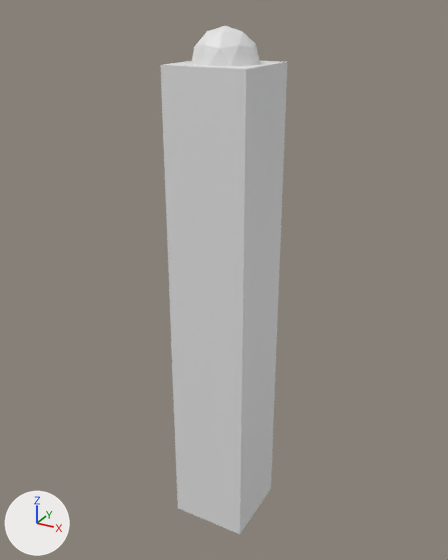
An edit to the Blender file Assets/Resources/Models/Plots/Gold.blend, drawn before and after from the same camera.
Camera for both pictures: a 50 mm camera at (6.74, -12.33, 1.1) aimed at (-0.13, 0.16, -5.15). The axes (+X, +Y, +Z) are drawn at lower left. The lights are the same throughout. The older version comes first.

The scene before the commit, as lines of its bpy script (objects in view):
```python
me_cube = bpy.data.meshes.new('Cube')
me_cube.from_pydata(...)  # a box spanning x -1.0..1.0, y -1.0..1.0, z -12.0..0.0; an icosphere of 80 faces spanning x -0.71..0.71, y -0.75..0.75, z -0.75..0.75
ob_cube = bpy.data.objects.new('Cube', me_cube)
ob_cube.location = (0.0, 0.0, 0.0)
```
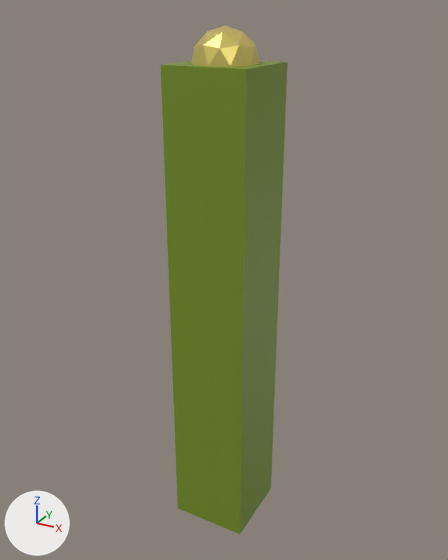
Where the change shows, as pixel boxes (x1, y1, x2, y2) in the pictures (448 x 560 px):
part 1 of me_cube, recoloured (white to green): (161, 62, 287, 534) in both
part 2 of me_cube, recoloured (white to green): (163, 61, 284, 69) in both
part 3 of me_cube, recoloured (white to yellow): (192, 26, 260, 66) in both

Diff of the bpy script that builds the scene:
```diff
--- a/Assets/Resources/Models/Plots/Gold.blend.py
+++ b/Assets/Resources/Models/Plots/Gold.blend.py
@@ mat_material_001 @@
+mat_material_001 = principled_material('Material.001')
+mat_material_001.base_color = (0.188, 0.284, 0.0195)  # green #789126
@@ mat_material @@
+mat_material = principled_material('Material')
+mat_material.base_color = (0.8, 0.662, 0.178)  # yellow #e7d575
+mat_material.metallic = 0.724
+mat_material.roughness = 0.35
@@ me_cube @@
 me_cube.from_pydata(...)  # 50 vertices, 86 faces; spans x -1.0..1.0, y -1.0..1.0, z -12.0..0.75
 # used by ob_cube; location = (0.0, 0.0, 0.0)
+# me_cube part 1: all 4 faces centred in x -1.0..1.0, y -1.0..1.0, z -6.0 switch from no material to mat_material_001 (green #789126)
+# me_cube part 2: the 1 face centred in x 0.0, y 0.0, z 0.0 switches from no material to mat_material_001 (green #789126)
+# me_cube part 3: 80 of the faces centred in x -0.7..0.7, y -0.66..0.66, z -0.67..0.67 switch from no material to mat_material (yellow #e7d575)
```
